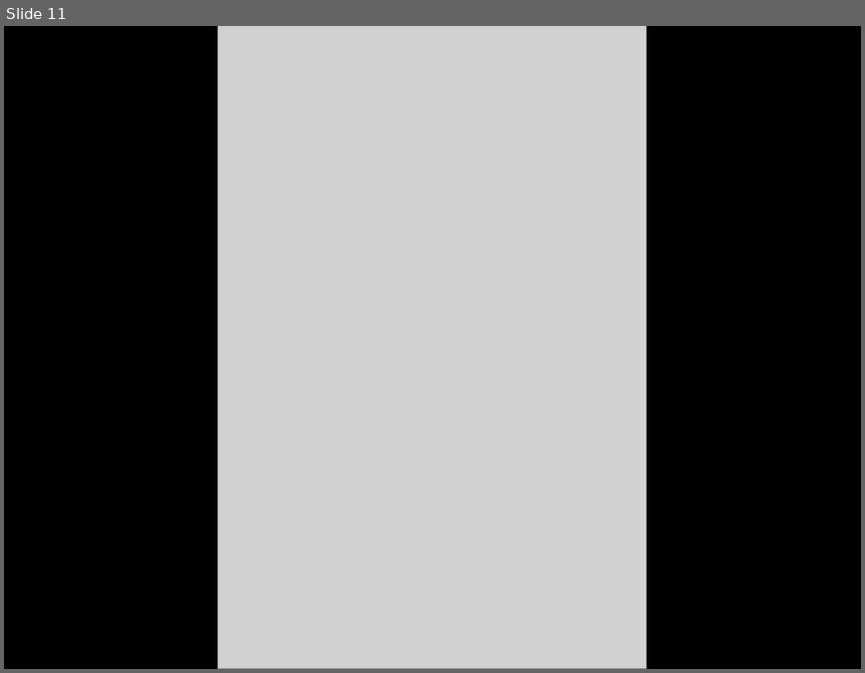
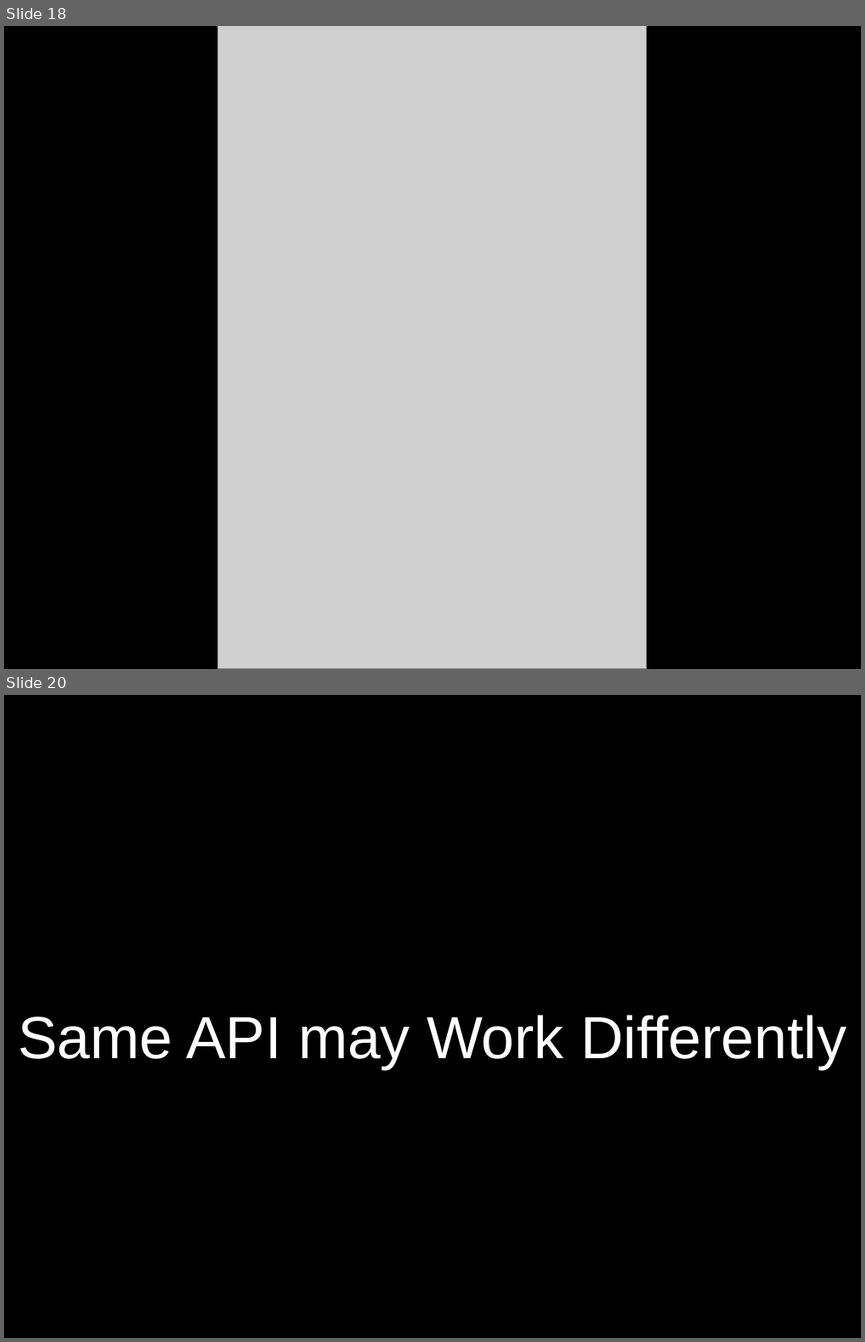
Before and after one commit to dodikk/xamarin-intro-slides, a slide deck: XamarinIntro.odp. Shown one above the other, each under a label of ours: slide 11 before the commit, slides 18 and 20 after it; the slides between them are not shown. The pictures are 865x673 and 865x1342 pixels, drawn with LibreOffice and Linux fonts; fonts in the diff are those of the drawing; grey boxes stand for pictures. Boxes give left, top, right and bottom in pixels: in the first picture for what was removed or moved away, otherwise in the second. Text is boxed around its words. In the diff, an @@ line names an element or a change of style, - is before the commit and + after.

```diff
--- a/XamarinIntro.odp
+++ b/XamarinIntro.odp
@@ slide 20 added at <box>4,695,861,1338</box>, background #000000 @@
@@ text added at <box>18,1015,846,1069</box>, 55 pt, text #FFFFFF @@
+Same API may Work Differently
@@ what was slide 11 is now slide 18 @@
```
Also in this commit, not shown: 18 other slides added, 5 slides removed, 7 other files.
